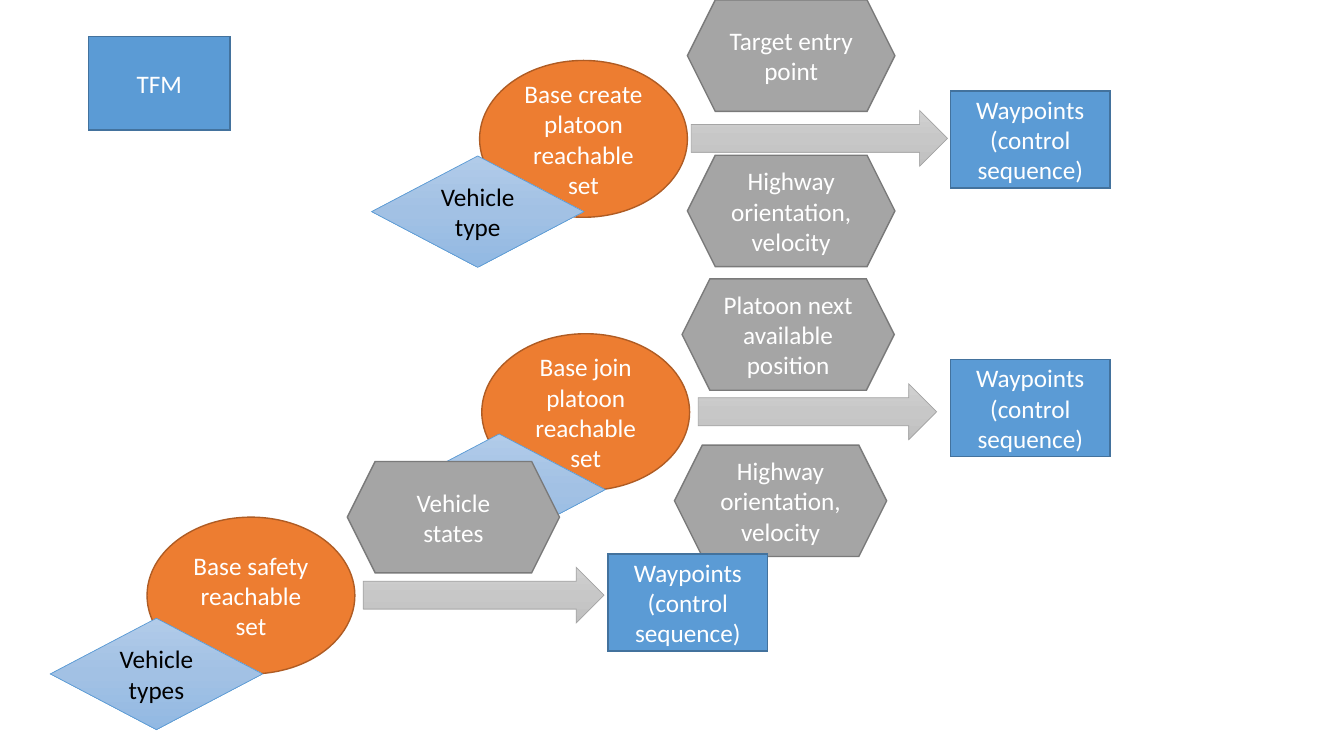
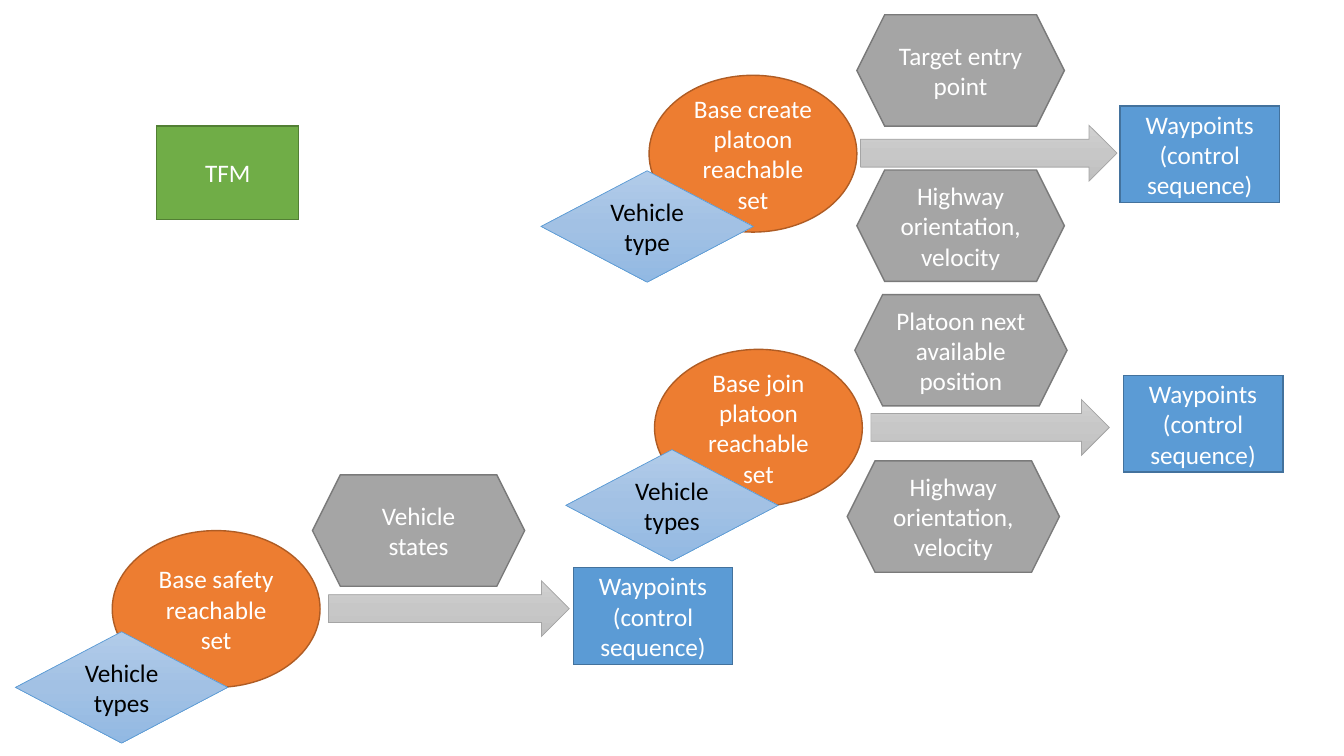
Before and after one commit to HJReachability/UTM, a slide deck: slide 2 of docs/Airspace Structure.pptx. Drawn at 1344x756 pixels with LibreOffice and Linux fonts; fonts in the diff are those of the drawing. Boxes give left, top, right and bottom in pixels: in the first picture for what was removed or moved away, otherwise in the second. Text is boxed around its words. In the diff, an @@ line names an element or a change of style, - is before the commit and + after.

```diff
--- a/docs/Airspace Structure.pptx
+++ b/docs/Airspace Structure.pptx
@@ rectangle "TFM": place and size @@
-rectangle "TFM" at (89,36,231,130)
+rectangle "TFM" at (157,126,299,220)
@@ rectangle "TFM" at (157,126,299,220): fill #5B9BD5 to #70AD47; outline #43739E 1 pt to #538035 1 pt @@
@@ 3 hexagons, 2 ellipses, 2 rectangles, 2 right arrows, 1 diamond: place and size @@
-3 hexagons, 2 ellipses, 2 rectangles, 2 right arrows, 1 diamond at (372,0,1110,491)
+3 hexagons, 2 ellipses, 2 rectangles, 2 right arrows, 1 diamond at (541,15,1282,507)
@@ diamond "Vehicle types": place and size @@
-diamond "Vehicle types" at (393,435,605,545)
+diamond "Vehicle types" at (566,450,777,561)
@@ hexagon "Highway orientation, velocity": place and size @@
-hexagon "Highway orientation, velocity" at (675,446,886,557)
+hexagon "Highway orientation, velocity" at (848,461,1060,572)
@@ 1 rectangle, 1 ellipse, 1 hexagon, 1 diamond, 1 right arrow: place and size @@
-1 rectangle, 1 ellipse, 1 hexagon, 1 diamond, 1 right arrow at (50,462,767,729)
+1 rectangle, 1 ellipse, 1 hexagon, 1 diamond, 1 right arrow at (15,475,733,743)
```
Also in this commit, not shown: 1 other slide changed, 5 slides added, 34 other files.
